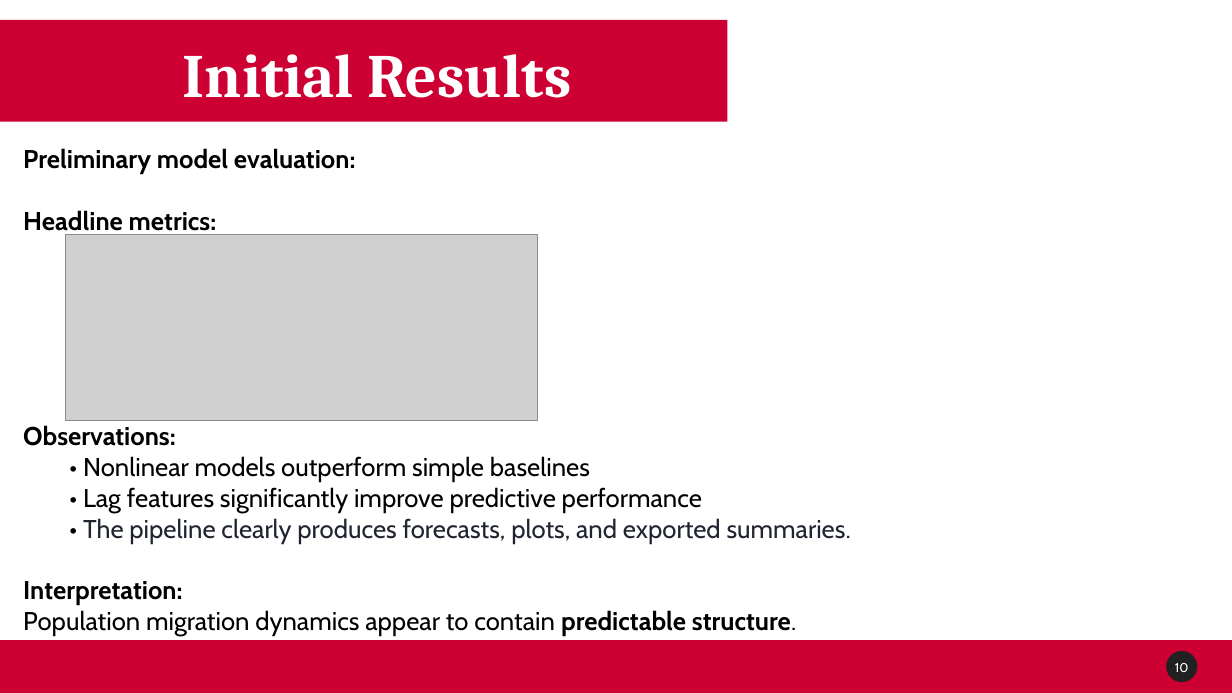
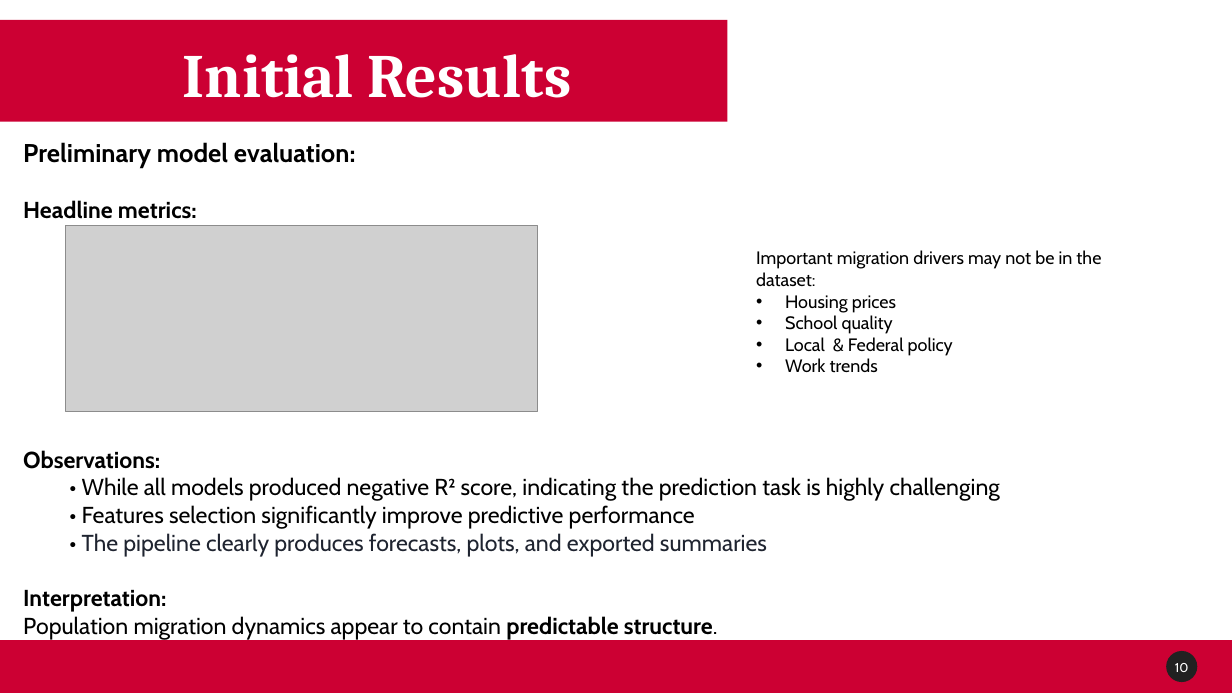
Before and after one commit to Venettov/CAPSTONE_DATA_SCIENCE_RIVERARUIZ, a slide deck: slide 11 of project_reports/CapstoneMidterm.pptx. Drawn at 1232x693 pixels with LibreOffice and Linux fonts; fonts in the diff are those of the drawing; grey boxes stand for pictures; background and template pictures are left out. Boxes give left, top, right and bottom in pixels: in the first picture for what was removed or moved away, otherwise in the second. Text is boxed around its words. In the diff, an @@ line names an element or a change of style, - is before the commit and + after.

```diff
--- a/project_reports/CapstoneMidterm.pptx
+++ b/project_reports/CapstoneMidterm.pptx
@@ text at box(23, 200, 718, 640): size 20 to 18 pt in "Headline metrics:", "Observations:", "Interpretation:", "Population migration dynamics appear to contain predictable ..." @@
@@ picture: place and size @@
-picture at box(65, 235, 538, 421)
+picture at box(65, 226, 538, 411)
@@ text added at box(756, 250, 1101, 373), 14 pt, text #000000 @@
+Important migration drivers may not be in the dataset:
+• Housing prices
+• School quality
+• Local & Federal policy
+• Work trends
@@ text at box(82, 477, 1000, 557): text changed; size 20 to 18 pt @@
-  • Nonlinear models outperform simple baselines
-  • Lag features significantly improve predictive performance
-  • The pipeline clearly produces forecasts, plots, and exported summaries.
+  • While all models produced negative R² score, indicating the prediction task is highly challenging
+  • Features selection significantly improve predictive performance
+  • The pipeline clearly produces forecasts, plots, and exported summaries
```
Also in this commit, not shown: 7 other slides changed.
